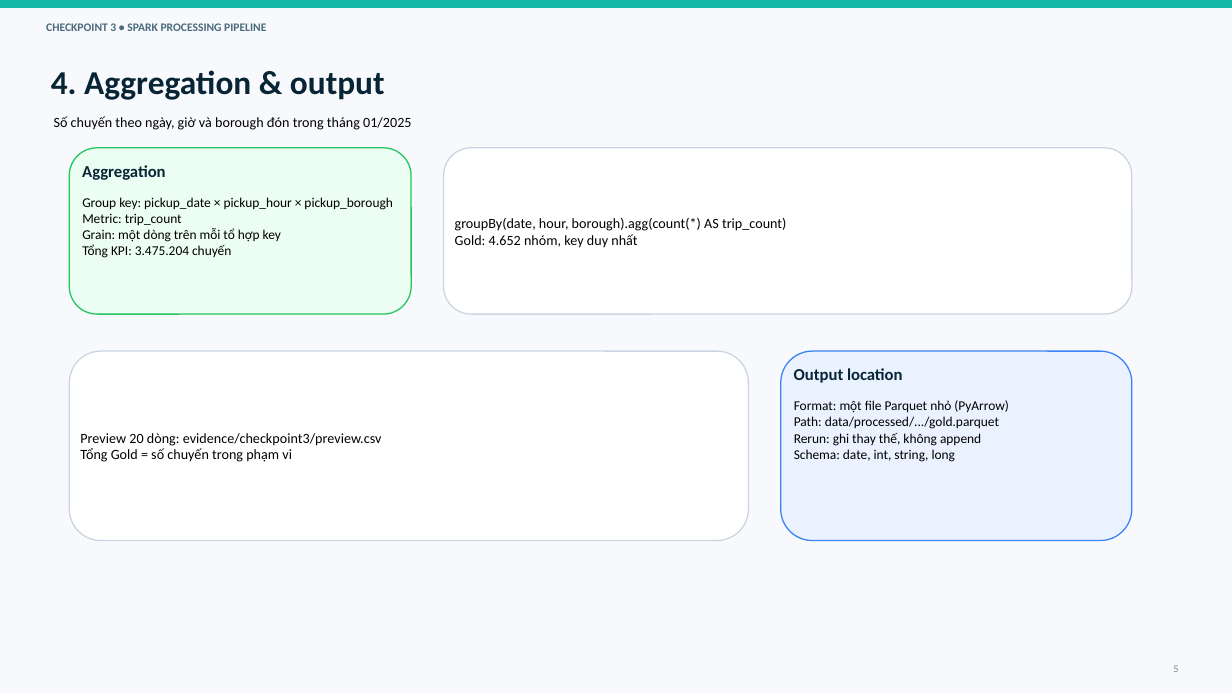
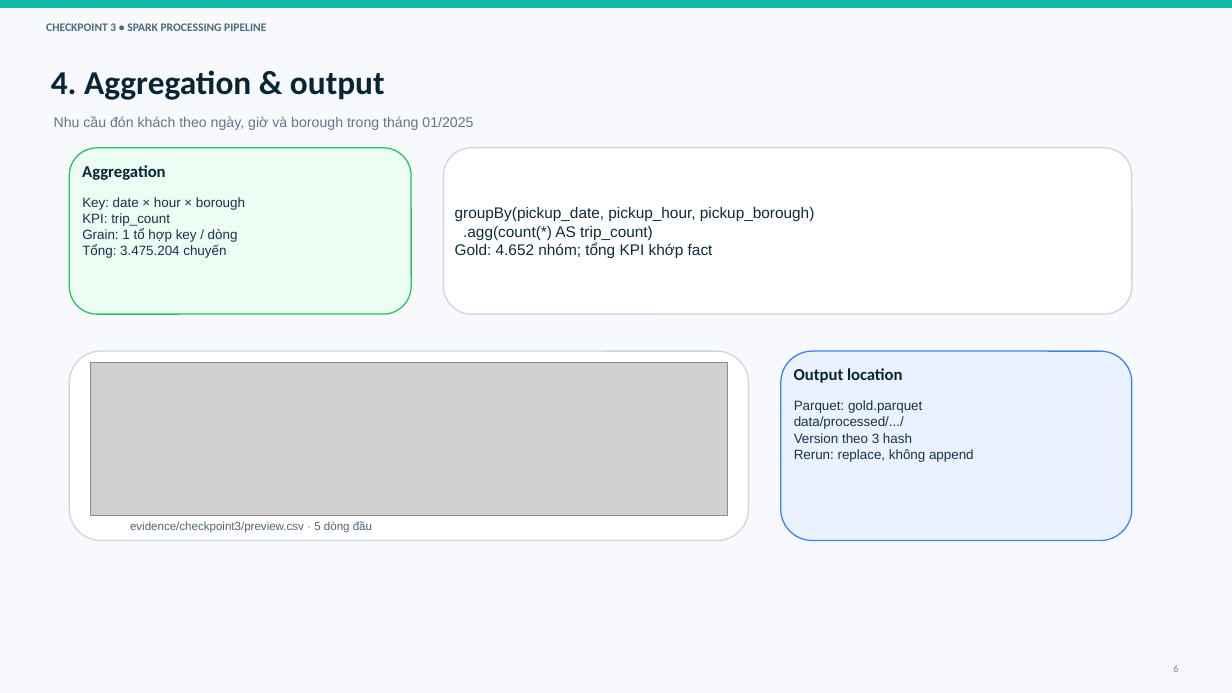
Before and after one commit to luxk-ie/big-data-spark, a slide deck: slide 6 of reports/Checkpoint3_Report.pptx (slide 5 before the commit). Drawn at 1232x693 pixels with LibreOffice and Linux fonts; fonts in the diff are those of the drawing; grey boxes stand for pictures. Boxes give left, top, right and bottom in pixels: in the first picture for what was removed or moved away, otherwise in the second. Text is boxed around its words. In the diff, an @@ line names an element or a change of style, - is before the commit and + after.

Commit message:
Finalize Checkpoint 3 reports and portable ingest code
Group 13: Nguyễn Phú Vinh. Updates the current report while retaining the checkpoint-specific report versions.

```diff
--- a/reports/Checkpoint3_Report.pptx
+++ b/reports/Checkpoint3_Report.pptx
@@ text at (54, 116, 473, 130): text changed; font Calibri to Arial; text colour #000000 to #64748B @@
-Số chuyến theo ngày, giờ và borough đón trong tháng 01/2025
+Nhu cầu đón khách theo ngày, giờ và borough trong tháng 01/2025
@@ text at (82, 197, 245, 258): text changed; font Calibri to Arial; text colour #000000 to #17324D @@
-Group key: pickup_date × pickup_hour × pickup_borough
-Metric: trip_count
-Grain: một dòng trên mỗi tổ hợp key
-Tổng KPI: 3.475.204 chuyến
+Key: date × hour × borough
+KPI: trip_count
+Grain: 1 tổ hợp key / dòng
+Tổng: 3.475.204 chuyến
@@ text at (455, 207, 815, 259): text changed; size 11 to 12 pt; font Calibri to Arial; text colour #000000 to #0E2B3B @@
-groupBy(date, hour, borough).agg(count(*) AS trip_count)
-Gold: 4.652 nhóm, key duy nhất
+groupBy(pickup_date, pickup_hour, pickup_borough)
+.agg(count(*) AS trip_count)
+Gold: 4.652 nhóm; tổng KPI khớp fact
@@ picture added at (90, 362, 727, 516) @@
@@ text at (794, 400, 974, 462): text changed; font Calibri to Arial; text colour #000000 to #17324D @@
-Format: một file Parquet nhỏ (PyArrow)
-Path: data/processed/.../gold.parquet
-Rerun: ghi thay thế, không append
-Schema: date, int, string, long
+Parquet: gold.parquet
+data/processed/.../
+Version theo 3 hash
+Rerun: replace, không append
@@ text removed at (80, 433, 382, 462) @@
-Preview 20 dòng: evidence/checkpoint3/preview.csv
-Tổng Gold = số chuyến trong phạm vi
@@ text added at (130, 521, 372, 533), 9 pt, text #4F6574 @@
+evidence/checkpoint3/preview.csv · 5 dòng đầu
```
Also in this commit, not shown: 5 other slides changed, 1 slide added, 20 other files.
